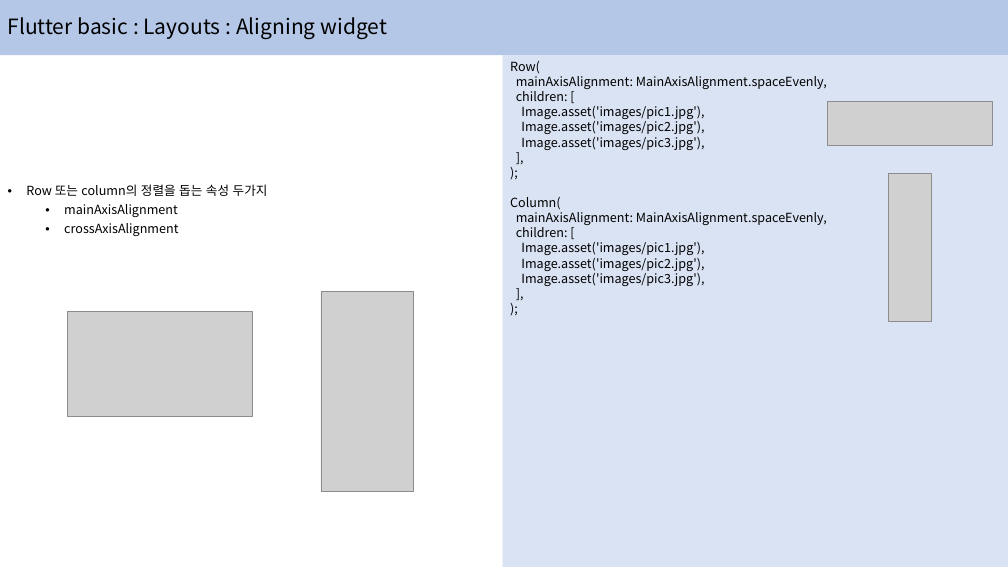
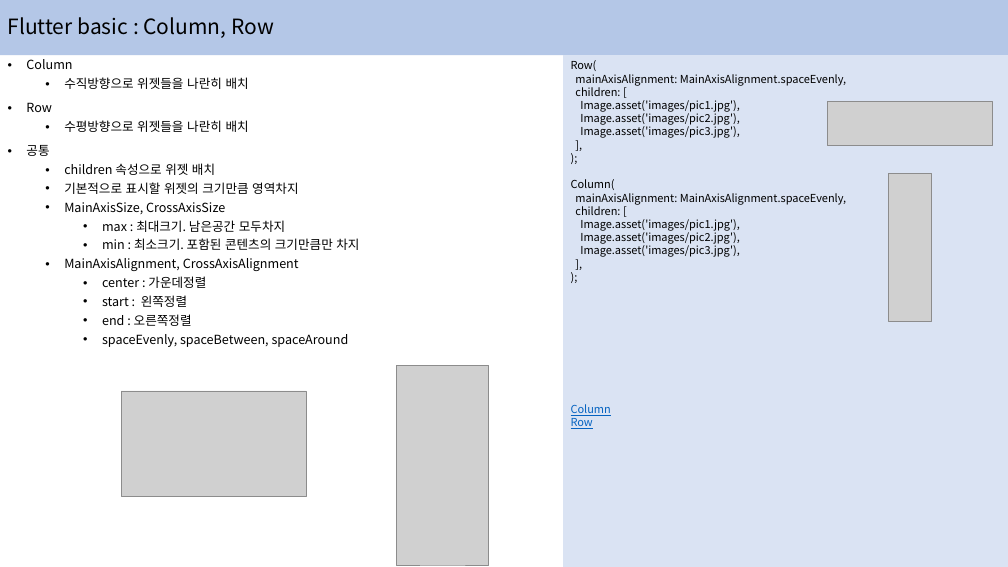
Before and after one commit to hongjaikim/lecture, a slide deck: slide 16 of flutter/Google_Flutter_-2.pptx. Drawn at 1008x567 pixels with LibreOffice and Linux fonts; fonts in the diff are those of the drawing; grey boxes stand for pictures. Boxes give left, top, right and bottom in pixels: in the first picture for what was removed or moved away, otherwise in the second. Text is boxed around its words. In the diff, an @@ line names an element or a change of style, - is before the commit and + after.

```diff
--- a/flutter/Google_Flutter_-2.pptx
+++ b/flutter/Google_Flutter_-2.pptx
@@ title at bbox=[8, 17, 274, 38]: text changed @@
-Flutter basic : Layouts : Aligning widget
+Flutter basic : Column, Row
@@ text added at bbox=[26, 59, 359, 347], 12 pt, text #000000 @@
+• Column
+  • 수직방향으로 위젯들을 나란히 배치
+• Row
+  • 수평방향으로 위젯들을 나란히 배치
+• 공통
+  • children 속성으로 위젯 배치
+  • 기본적으로 표시할 위젯의 크기만큼 영역차지
+  • MainAxisSize, CrossAxisSize
+    • max : 최대크기. 남은공간 모두차지
+    • min : 최소크기. 포함된 콘텐츠의 크기만큼만 차지
+  • MainAxisAlignment, CrossAxisAlignment
+    • center : 가운데정렬
+    • start : 왼쪽정렬
+    • end : 오른쪽정렬
+    • spaceEvenly, spaceBetween, spaceAround
@@ rectangle "Row(": place and size @@
-rectangle "Row(" at bbox=[503, 55, 1008, 567]
+rectangle "Row(" at bbox=[563, 55, 1008, 567]
@@ text in rectangle at bbox=[571, 60, 846, 257]: size 12 to 10.5 pt @@
@@ text removed at bbox=[26, 184, 268, 236] @@
-• Row 또는 column의 정렬을 돕는 속성 두가지
-  • mainAxisAlignment
-  • crossAxisAlignment
@@ picture: place and size @@
-picture at bbox=[321, 292, 414, 492]
+picture at bbox=[396, 365, 488, 565]
@@ picture: place and size @@
-picture at bbox=[67, 312, 253, 417]
+picture at bbox=[121, 391, 306, 496]
@@ text in rectangle at bbox=[571, 404, 611, 429]: paragraphs added @@
+Column
+Row
```
Also in this commit, not shown: 25 other slides changed, 6 slides added, 3 other files.
